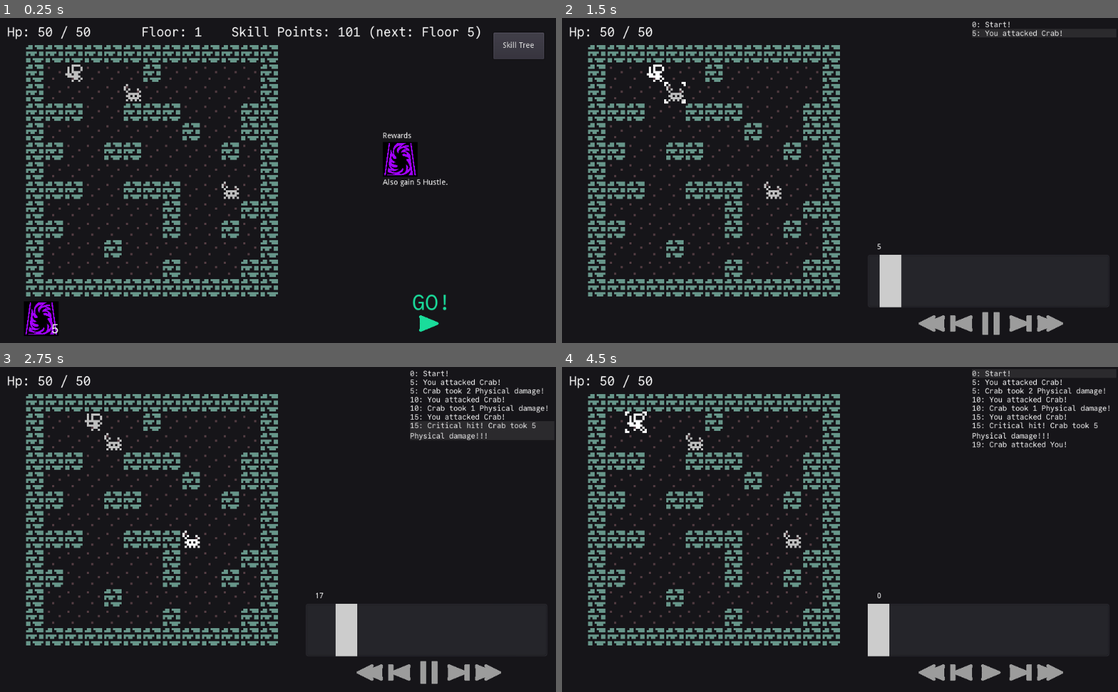
Above: before the commit, frames 1-4 (two rows, left to right).
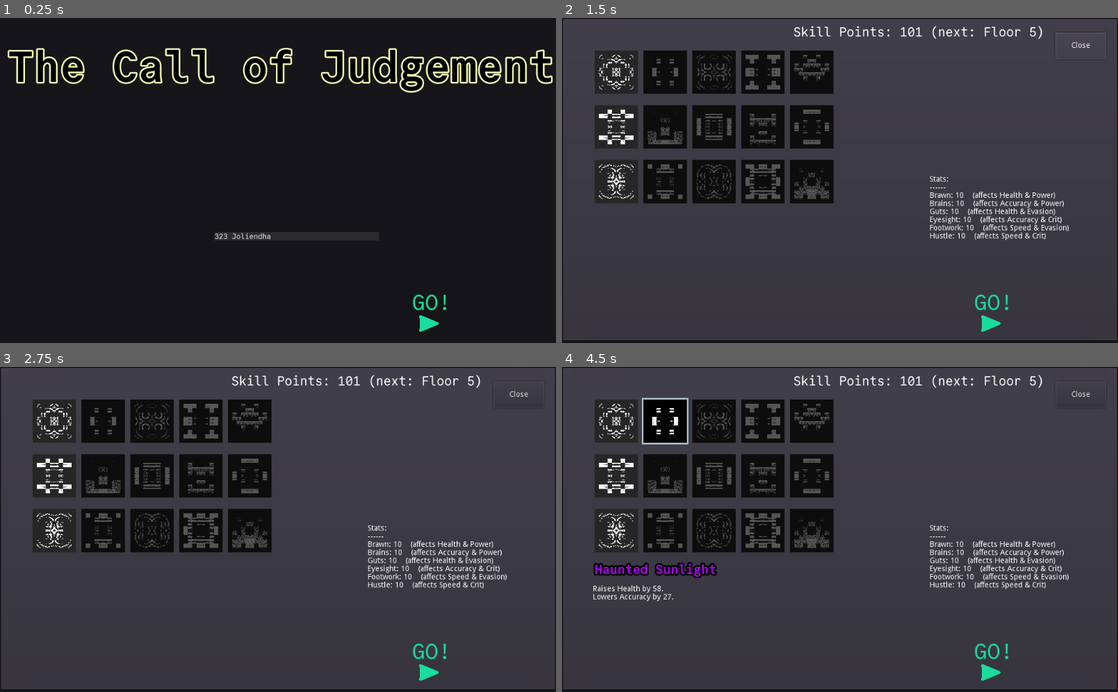
Above: after the commit, the same moments.

Repository: redxaxder/7DRL2024
Game: Godot game, scene res://main.tscn
The game is run twice, just before and just after one commit, with the same random seed, the same clock (stepped at 60 frames per second) and the same inputs.
Inputs (mouse positions are in pixels of both pictures, inside the frame that each line leads up to):
- Up to frame 1 (0.25 s): no input
- Up to frame 2 (1.5 s): click (990, 317) at 0.5 s; click (1079, 47) at 1.25 s, where only the run after the commit has a clickable "Skill Tree"
- Up to frame 3 (2.75 s): tap Enter (return) at 2 s; drag from (278, 529) to (333, 458) at 2.02 s
- Up to frame 4 (4.5 s): click (1045, 373) at 2.77 s; click (617, 422) at 3.52 s; click (667, 422) at 4.27 s

The runs differ from the first frame. In frame 1, 16% of the frame differs, in the area x 1-100%, y 2-98%; in frame 2, 81%; in frame 3, 81%; in frame 4, 81%, in the area x 0-100%, y 0-100%.

Commit message:
title wip

Diff:
--- /dev/null
+++ b/Title.gd
@@ -0,0 +1,25 @@
+extends Panel
+
+const LogLine = preload("res://playback/log_line.tscn")
+
+signal select
+func add_unlocked_line(i: int):
+	var unlocks = get_node("%unlocks")
+	var unlockline = LogLine.instance()
+	unlocks.add_child(unlockline)
+	var treename = Meta.tree_name(i)
+	unlockline.set_label(str(i," ", treename))
+	unlockline.connect("pressed", self, "log_click", [i])
+	unlockline.payload = i
+
+func log_click(id: int):
+	emit_signal("select", id)
+	for logline in get_node("%unlocks").get_children():
+		logline.highlighted = id == logline.payload
+
+func pick_something():
+	var unlocks = get_node("%unlocks")
+	if unlocks.get_child_count() > 0:
+		log_click(unlocks.get_child(0).payload)
+	else:
+		log_click(randi() % 366)
--- /dev/null
+++ b/Title.tscn
@@ -0,0 +1,56 @@
+[gd_scene load_steps=8 format=2]
+
+[ext_resource path="res://fonts/CommitMono-400-Regular.otf" type="DynamicFontData" id=2]
+[ext_resource path="res://fonts/CommitMono-700-Regular.otf" type="DynamicFontData" id=3]
+[ext_resource path="res://Title.gd" type="Script" id=4]
+
+[sub_resource type="StyleBoxFlat" id=1]
+bg_color = Color( 0.086275, 0.082353, 0.098039, 1 )
+
+[sub_resource type="DynamicFont" id=2]
+size = 80
+outline_size = 3
+outline_color = Color( 0.984314, 0.992157, 0.717647, 1 )
+use_filter = true
+font_data = ExtResource( 3 )
+
+[sub_resource type="DynamicFont" id=3]
+font_data = ExtResource( 2 )
+
+[sub_resource type="Theme" id=4]
+Label/fonts/font = SubResource( 3 )
+
+[node name="Title" type="Panel"]
+anchor_right = 1.0
+anchor_bottom = 1.0
+custom_styles/panel = SubResource( 1 )
+script = ExtResource( 4 )
+
+[node name="Title" type="Label" parent="."]
+anchor_left = 0.5
+anchor_top = 0.5
+anchor_right = 0.5
+anchor_bottom = 0.5
+margin_left = -498.0
+margin_top = -254.0
+margin_right = 510.0
+margin_bottom = -159.0
+custom_colors/font_color = Color( 0, 0, 0, 1 )
+custom_fonts/font = SubResource( 2 )
+text = "The Call of Judgement"
+
+[node name="ScrollContainer" type="ScrollContainer" parent="."]
+anchor_left = 0.5
+anchor_top = 1.0
+anchor_right = 0.5
+anchor_bottom = 1.0
+margin_left = -117.0
+margin_top = -205.0
+margin_right = 186.0
+
+[node name="unlocks" type="VBoxContainer" parent="ScrollContainer"]
+unique_name_in_owner = true
+margin_right = 303.0
+size_flags_horizontal = 3
+theme = SubResource( 4 )
+custom_constants/separation = 0
--- a/data/consumables/Consumables.gd
+++ b/data/consumables/Consumables.gd
@@ -234,8 +234,9 @@
 func _process(_delta):
 	for c in CONSUMABLE_TYPES:
 		var config = CONSUMABLE_TYPES[c]
-		config.button.text = "{0}".format([consumable_inventory[c]])
-		config.button.visible = consumable_inventory[c] > 0
+		var amount = consumable_inventory.get(c,0)
+		config.button.text = str(amount)
+		config.button.visible = amount > 0
 		config.shake *= 0.9
 
 		if(config.shake < 1):
--- a/data/meta.gd
+++ b/data/meta.gd
@@ -30,9 +30,9 @@
 static func get_date_index() -> int:
 	var t = OS.get_datetime(true)
 	var i = 0
-	i += t.month
+	i += t.month - 1
 	i *= 31
-	i += t.day
+	i += t.day -1
 	return i
 
 static func tree_name(tree_id: int) -> String:
--- a/main.gd
+++ b/main.gd
@@ -29,7 +29,7 @@
 # are we waiting for the player to decide to do an encounter, (true) or
 # are we in the history view (false)?
 var gonogo: bool = false
-var gameover: bool = false
+var gameover: bool = true
 var has_seen_end: bool = false
 var map = Map.new()
 
@@ -61,13 +61,30 @@
 # warning-ignore:return_value_discarded
 	get_node("%ViewSkillTree").connect("skill_unlocked",self,"update_skill_points")
 
-	new_game()
+
+
+	var title = get_node("%Title")
+	title.connect("select", self, "title_select")
+	mark_unfresh()
+	unlock_today()
+	for i in load_meta().get_unlocked():
+		if selected < 0: selected = i
+		title.add_unlocked_line(i)
+
+	title.pick_something()
+
+	update_button_visibility()
 
 	var timer : Timer = get_node("%ConsumablesCounter")
 	timer.start(0.5)
 # warning-ignore:return_value_discarded
 	timer.connect("timeout", self, "transfer_reward")
 	randomize()
+
+var selected = -1
+func title_select(i: int):
+	selected = i
+	print(selected)
 
 
 func _process(delta):
@@ -120,6 +137,7 @@
 	encounters[1].focus = (randi() % 3) + 1
 	get_node("%ConsumablesContainer").init_starting_consumables()
 	make_encounter()
+	update_button_visibility()
 
 
 
@@ -132,14 +150,16 @@
 	encounter_result = result
 	update_button_visibility()
 
+
 func update_button_visibility():
 	get_node("%DONE").visible = !gonogo and !gameover and has_seen_end
-	get_node("%GO").visible = gonogo and !gameover
+	get_node("%GO").visible = gonogo or gameover
 	get_node("%RESTART").visible = gameover
 	get_node("%ConsumablesContainer").visible = gonogo and !gameover and !$SkillTreePanel.visible
 	get_node("%FloorNumber").visible = gonogo and !$SkillTreePanel.visible
 	get_node("%SkillPoints").visible = gonogo
 	get_node("%OpenSkillTree").visible = gonogo
+	get_node("%Title").visible = gameover
 
 func apply_player_mods(s: EncounterState) -> EncounterState:
 	var st = DataUtil.deep_dup(s)
@@ -152,6 +172,9 @@
 
 
 func go():
+	if gameover:
+		new_game()
+		return
 	var victory_text = []
 	var Consumables =  get_node("ConsumablesContainer")
 	victory_text.append("You won!")
@@ -225,10 +248,7 @@
 	var passable = map.list_passable()
 	passable.shuffle()
 
-	if progress == 15:
-		mark_unfresh()
-		unlock_today()
-	if progress == 80:
+	if progress == 50:
 		load_meta().unlock_random(randi()).save()
 
 	get_node("%ConsumablesContainer").init_rewards()
--- a/main.tscn
+++ b/main.tscn
@@ -10,6 +10,22 @@
 [ext_resource path="res://SkillTreePanel.gd" type="Script" id=8]
 [ext_resource path="res://graphics/gui/play-button.svg" type="Texture" id=9]
 [ext_resource path="res://misc/BetterButton.tscn" type="PackedScene" id=10]
+[ext_resource path="res://Title.tscn" type="PackedScene" id=11]
+
+[sub_resource type="DynamicFont" id=3]
+size = 24
+font_data = ExtResource( 6 )
+
+[sub_resource type="DynamicFont" id=1]
+size = 24
+font_data = ExtResource( 6 )
+
+[sub_resource type="DynamicFont" id=2]
+size = 18
+font_data = ExtResource( 6 )
+
+[sub_resource type="StyleBoxFlat" id=7]
+bg_color = Color( 0.09, 0.08, 0.1, 1 )
 
 [sub_resource type="StyleBoxTexture" id=8]
 texture = ExtResource( 9 )
@@ -19,21 +35,6 @@
 size = 40
 font_data = ExtResource( 6 )
 
-[sub_resource type="DynamicFont" id=3]
-size = 24
-font_data = ExtResource( 6 )
-
-[sub_resource type="DynamicFont" id=1]
-size = 24
-font_data = ExtResource( 6 )
-
-[sub_resource type="DynamicFont" id=2]
-size = 18
-font_data = ExtResource( 6 )
-
-[sub_resource type="StyleBoxFlat" id=7]
-bg_color = Color( 0.09, 0.08, 0.1, 1 )
-
 [node name="main" type="Node2D"]
 script = ExtResource( 1 )
 show_extra_history = false
@@ -42,6 +43,182 @@
 unique_name_in_owner = true
 margin_right = 1024.0
 margin_bottom = 600.0
+
+[node name="DONE" type="Button" parent="."]
+unique_name_in_owner = true
+margin_left = 927.0
+margin_top = 538.0
+margin_right = 1016.0
+margin_bottom = 590.0
+size_flags_horizontal = 3
+size_flags_vertical = 3
+__meta__ = {
+"_edit_group_": true
+}
+
+[node name="Label" type="Label" parent="DONE"]
+anchor_right = 1.0
+anchor_bottom = 1.0
+text = "DONE"
+align = 1
+valign = 1
+
+[node name="RESTART" type="Button" parent="."]
+unique_name_in_owner = true
+margin_left = 928.0
+margin_top = 539.0
+margin_right = 1015.0
+margin_bottom = 589.0
+size_flags_horizontal = 3
+size_flags_vertical = 3
+
+[node name="Label" type="Label" parent="RESTART"]
+anchor_right = 1.0
+anchor_bottom = 1.0
+text = "RESTART"
+align = 1
+valign = 1
+
+[node name="OpenSkillTree" type="Button" parent="."]
+unique_name_in_owner = true
+margin_left = 909.0
+margin_top = 27.0
+margin_right = 1002.0
+margin_bottom = 76.0
+size_flags_vertical = 3
+text = "Skill Tree"
+
+[node name="state_view" parent="." instance=ExtResource( 3 )]
+unique_name_in_owner = true
+margin_top = 50.0
+margin_bottom = 550.0
+
+[node name="SkillTreePanel" type="PanelContainer" parent="."]
+visible = false
+anchor_right = 1.0
+anchor_bottom = 1.0
+margin_right = 1024.0
+margin_bottom = 597.0
+script = ExtResource( 8 )
+
+[node name="ViewSkillTree" parent="SkillTreePanel" instance=ExtResource( 4 )]
+unique_name_in_owner = true
+margin_left = 7.0
+margin_top = 7.0
+margin_right = 1017.0
+margin_bottom = 590.0
+
+[node name="CloseButton" type="Button" parent="SkillTreePanel/ViewSkillTree"]
+unique_name_in_owner = true
+margin_left = 902.0
+margin_top = 20.0
+margin_right = 995.0
+margin_bottom = 69.0
+text = "Close"
+
+[node name="FloorNumber" type="Label" parent="."]
+unique_name_in_owner = true
+margin_left = 260.0
+margin_top = 12.0
+margin_right = 386.0
+margin_bottom = 39.0
+custom_fonts/font = SubResource( 3 )
+text = "FLOOR: "
+
+[node name="SkillPoints" type="Label" parent="."]
+unique_name_in_owner = true
+margin_left = 426.0
+margin_top = 12.0
+margin_right = 552.0
+margin_bottom = 39.0
+custom_fonts/font = SubResource( 3 )
+text = "SKILL POINTS"
+
+[node name="actor_info" parent="." instance=ExtResource( 7 )]
+anchor_left = 0.5
+anchor_top = 0.5
+anchor_right = 0.5
+anchor_bottom = 0.5
+margin_left = 549.0
+margin_top = 65.0
+margin_right = 721.0
+margin_bottom = 190.0
+
+[node name="damage_preview" type="Label" parent="."]
+unique_name_in_owner = true
+visible = false
+margin_left = 212.0
+margin_top = 10.0
+margin_right = 323.0
+margin_bottom = 37.0
+custom_fonts/font = SubResource( 1 )
+text = "PREVIEW"
+
+[node name="ConsumableTooltip" type="Label" parent="."]
+unique_name_in_owner = true
+margin_left = 22.0
+margin_top = 486.0
+margin_right = 99.0
+margin_bottom = 507.0
+custom_fonts/font = SubResource( 2 )
+custom_styles/normal = SubResource( 7 )
+text = "Foo bar"
+
+[node name="ConsumablesContainer" type="Control" parent="."]
+unique_name_in_owner = true
+margin_left = 43.0
+margin_top = 523.0
+margin_right = 43.0
+margin_bottom = 523.0
+script = ExtResource( 5 )
+
+[node name="Inventory" type="HBoxContainer" parent="ConsumablesContainer"]
+unique_name_in_owner = true
+margin_left = 1.0
+margin_right = 82.0
+margin_bottom = 21.0
+
+[node name="InventoryInner" type="HBoxContainer" parent="ConsumablesContainer/Inventory"]
+unique_name_in_owner = true
+margin_bottom = 21.0
+
+[node name="RewardsContainer" type="VBoxContainer" parent="ConsumablesContainer"]
+margin_left = 662.0
+margin_top = -312.0
+margin_right = 715.0
+margin_bottom = -291.0
+
+[node name="Label" type="Label" parent="ConsumablesContainer/RewardsContainer"]
+margin_right = 69.0
+margin_bottom = 14.0
+text = "Rewards"
+
+[node name="Rewards" type="HBoxContainer" parent="ConsumablesContainer/RewardsContainer"]
+unique_name_in_owner = true
+margin_top = 18.0
+margin_right = 69.0
+margin_bottom = 18.0
+
+[node name="stat" type="Label" parent="ConsumablesContainer/RewardsContainer"]
+unique_name_in_owner = true
+margin_top = 22.0
+margin_right = 69.0
+margin_bottom = 53.0
+text = "Gain stat 1
+Gain stat 2"
+
+[node name="ConsumablesCounter" type="Timer" parent="."]
+unique_name_in_owner = true
+
+[node name="Title" parent="." instance=ExtResource( 11 )]
+unique_name_in_owner = true
+visible = false
+margin_right = 1024.0
+margin_bottom = 600.0
+__meta__ = {
+"_edit_group_": true,
+"_edit_lock_": true
+}
 
 [node name="GO" parent="." instance=ExtResource( 10 )]
 unique_name_in_owner = true
@@ -74,172 +251,6 @@
 margin_bottom = 50.0
 mouse_filter = 1
 
-[node name="DONE" type="Button" parent="."]
-unique_name_in_owner = true
-margin_left = 927.0
-margin_top = 538.0
-margin_right = 1016.0
-margin_bottom = 590.0
-size_flags_horizontal = 3
-size_flags_vertical = 3
-__meta__ = {
-"_edit_group_": true
-}
-
-[node name="Label" type="Label" parent="DONE"]
-anchor_right = 1.0
-anchor_bottom = 1.0
-text = "DONE"
-align = 1
-valign = 1
-
-[node name="RESTART" type="Button" parent="."]
-unique_name_in_owner = true
-margin_left = 928.0
-margin_top = 539.0
-margin_right = 1015.0
-margin_bottom = 589.0
-size_flags_horizontal = 3
-size_flags_vertical = 3
-
-[node name="Label" type="Label" parent="RESTART"]
-anchor_right = 1.0
-anchor_bottom = 1.0
-text = "RESTART"
-align = 1
-valign = 1
-
-[node name="OpenSkillTree" type="Button" parent="."]
-unique_name_in_owner = true
-margin_left = 909.0
-margin_top = 27.0
-margin_right = 1002.0
-margin_bottom = 76.0
-size_flags_vertical = 3
-text = "Skill Tree"
-
-[node name="state_view" parent="." instance=ExtResource( 3 )]
-unique_name_in_owner = true
-margin_top = 50.0
-margin_bottom = 550.0
-
-[node name="SkillTreePanel" type="PanelContainer" parent="."]
-visible = false
-anchor_right = 1.0
-anchor_bottom = 1.0
-margin_right = 1024.0
-margin_bottom = 597.0
-script = ExtResource( 8 )
-
-[node name="ViewSkillTree" parent="SkillTreePanel" instance=ExtResource( 4 )]
-unique_name_in_owner = true
-margin_left = 7.0
-margin_top = 7.0
-margin_right = 1017.0
-margin_bottom = 590.0
-
-[node name="CloseButton" type="Button" parent="SkillTreePanel/ViewSkillTree"]
-unique_name_in_owner = true
-margin_left = 902.0
-margin_top = 20.0
-margin_right = 995.0
-margin_bottom = 69.0
-text = "Close"
-
-[node name="FloorNumber" type="Label" parent="."]
-unique_name_in_owner = true
-margin_left = 260.0
-margin_top = 12.0
-margin_right = 386.0
-margin_bottom = 39.0
-custom_fonts/font = SubResource( 3 )
-text = "FLOOR: "
-
-[node name="SkillPoints" type="Label" parent="."]
-unique_name_in_owner = true
-margin_left = 426.0
-margin_top = 12.0
-margin_right = 552.0
-margin_bottom = 39.0
-custom_fonts/font = SubResource( 3 )
-text = "SKILL POINTS"
-
-[node name="actor_info" parent="." instance=ExtResource( 7 )]
-anchor_left = 0.5
-anchor_top = 0.5
-anchor_right = 0.5
-anchor_bottom = 0.5
-margin_left = 549.0
-margin_top = 65.0
-margin_right = 721.0
-margin_bottom = 190.0
-
-[node name="damage_preview" type="Label" parent="."]
-unique_name_in_owner = true
-visible = false
-margin_left = 212.0
-margin_top = 10.0
-margin_right = 323.0
-margin_bottom = 37.0
-custom_fonts/font = SubResource( 1 )
-text = "PREVIEW"
-
-[node name="ConsumableTooltip" type="Label" parent="."]
-unique_name_in_owner = true
-margin_left = 22.0
-margin_top = 486.0
-margin_right = 99.0
-margin_bottom = 507.0
-custom_fonts/font = SubResource( 2 )
-custom_styles/normal = SubResource( 7 )
-text = "Foo bar"
-
-[node name="ConsumablesContainer" type="Control" parent="."]
-unique_name_in_owner = true
-margin_left = 43.0
-margin_top = 523.0
-margin_right = 43.0
-margin_bottom = 523.0
-script = ExtResource( 5 )
-
-[node name="Inventory" type="HBoxContainer" parent="ConsumablesContainer"]
-unique_name_in_owner = true
-margin_left = 1.0
-margin_right = 82.0
-margin_bottom = 21.0
-
-[node name="InventoryInner" type="HBoxContainer" parent="ConsumablesContainer/Inventory"]
-unique_name_in_owner = true
-margin_bottom = 21.0
-
-[node name="RewardsContainer" type="VBoxContainer" parent="ConsumablesContainer"]
-margin_left = 662.0
-margin_top = -312.0
-margin_right = 715.0
-margin_bottom = -291.0
-
-[node name="Label" type="Label" parent="ConsumablesContainer/RewardsContainer"]
-margin_right = 69.0
-margin_bottom = 14.0
-text = "Rewards"
-
-[node name="Rewards" type="HBoxContainer" parent="ConsumablesContainer/RewardsContainer"]
-unique_name_in_owner = true
-margin_top = 18.0
-margin_right = 69.0
-margin_bottom = 18.0
-
-[node name="stat" type="Label" parent="ConsumablesContainer/RewardsContainer"]
-unique_name_in_owner = true
-margin_top = 22.0
-margin_right = 69.0
-margin_bottom = 53.0
-text = "Gain stat 1
-Gain stat 2"
-
-[node name="ConsumablesCounter" type="Timer" parent="."]
-unique_name_in_owner = true
-
 [connection signal="mouse_entered" from="GO/SAYS_GO/Button" to="GO" method="mouse_entered"]
 [connection signal="mouse_exited" from="GO/SAYS_GO/Button" to="GO" method="mouse_exited"]
 [connection signal="pressed" from="GO/SAYS_GO/Button" to="GO" method="emit_signal" binds= [ "pressed" ]]
--- a/playback/log_line.gd
+++ b/playback/log_line.gd
@@ -1,7 +1,7 @@
 extends Control
 
 export var highlighted: bool = false setget set_highlighted
-
+export var payload: int = 0
 # warning-ignore:unused_signal
 signal pressed
 
Not shown: 1 places in main.tscn that only renumber resources
